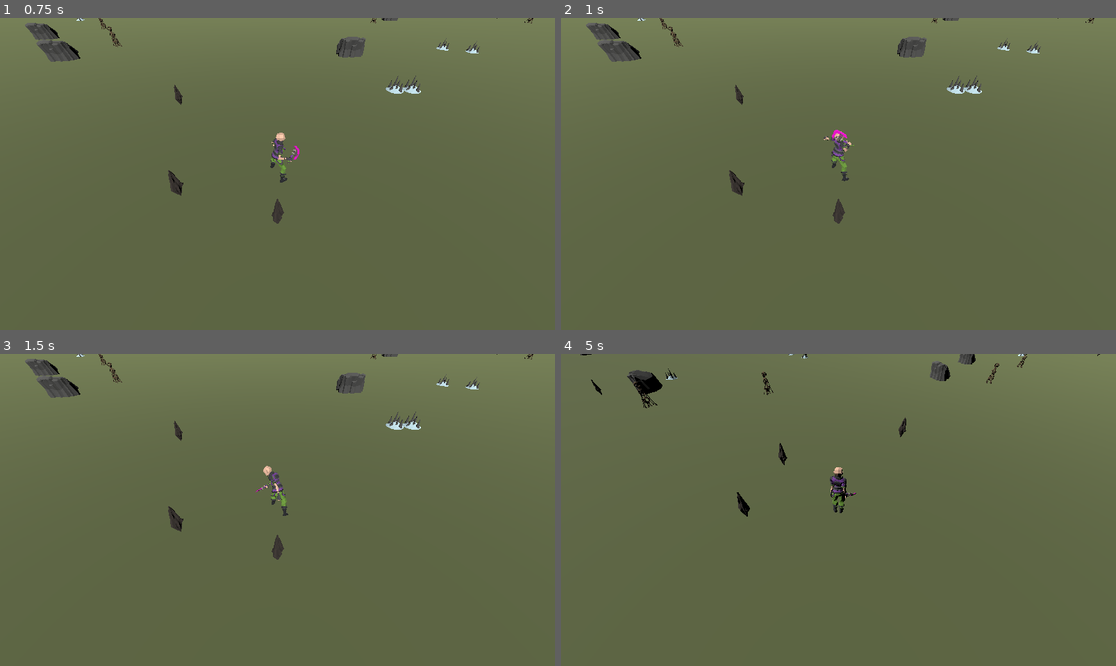
Above: before the commit, frames 1-4 (two rows, left to right).
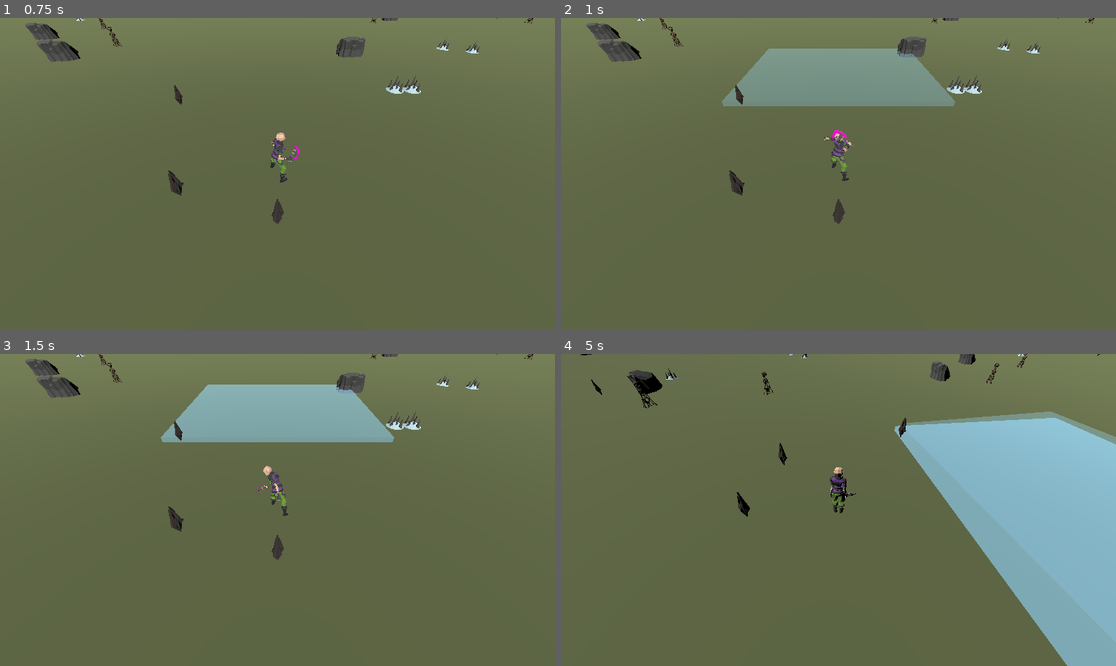
Above: after the commit, the same moments.

Repository: avvakhnin/new-soil
Game: Godot game, scene res://level/gen_scene/gen_scene.tscn
The game is run twice, just before and just after one commit, with the same random seed, the same clock (stepped at 60 frames per second) and the same inputs.
Inputs:
- Up to frame 1 (0.75 s): tap Enter (attack) at 0.5 s; hold Right (right) from 0.53 s (still down); tap Alt (close_view, bound only after the commit) at 0.6 s
- Up to frame 2 (1 s): keep holding Right (right); tap T (create_template, bound only after the commit) at 0.8 s
- Up to frame 3 (1.5 s): release Right (right) at 1.28 s; hold Down (back) from 1.28 s (still down); tap T (create_template, bound only after the commit) at 1.35 s
- Up to frame 4 (5 s): tap Alt (close_view, bound only after the commit) at 1.55, 2.85, 4.55 s; release Down (back) at 2.03 s; hold Right (right) 2.03-2.78 s; tap Enter (attack) at 2.1 s; tap T (create_template, bound only after the commit) at 2.3, 3.6 s; hold Up (forward) 2.78-3.53 s; hold Left (left) from 3.53 s (still down); tap Shift at 4.35 s

Frame 1 is identical in both runs. In frame 2, 6.2% of the frame differs, in the area x 28-72%, y 9-29%; in frame 3, 6.2%; in frame 4, 20%, in the area x 43-100%, y 1-100%.

Commit message:
building mechanic

Diff:
--- /dev/null
+++ b/level/gen_scene/camera_3d.gd
@@ -0,0 +1,17 @@
+extends Camera3D
+
+const FAR_POSITION: Vector3 = Vector3(0, 5, 5)
+const FAR_ROTATION: Vector3 = Vector3(-45, 0, 0)
+const CLOSE_POSITION: Vector3 = Vector3(0, 2, 1)
+const CLOSE_ROTATION: Vector3 = Vector3(-15, 0, 0)
+
+func _ready() -> void:
+	move_far()
+
+func move_far() -> void:
+	position = FAR_POSITION
+	rotation_degrees = FAR_ROTATION
+
+func move_close() -> void:
+	position = CLOSE_POSITION
+	rotation_degrees = CLOSE_ROTATION
--- a/level/gen_scene/control.gd
+++ b/level/gen_scene/control.gd
@@ -18,6 +18,18 @@
 var is_attack = false
 
 func _process(delta: float):
+	if Input.is_action_just_pressed("close_view"):
+		$Camera3D.move_close()
+	if Input.is_action_just_released("close_view"):
+		$Camera3D.move_far()
+
+
+	if Input.is_action_just_pressed("create_template"):
+		var template: Node3D = load("res://props/template/building_template.tscn").instantiate()
+		get_parent().add_child(template)
+		template.global_position = global_position + (-basis.z) * 10
+		template.global_rotation = global_rotation
+
 	var prev_mode = mode
 	mode = check_mode()
 	$AnimationPlayer.play(mode_animations[mode])
@@ -47,16 +59,24 @@
 
 func finish_chop():
 	await ($AnimationPlayer as AnimationPlayer).animation_finished
+	mode = IDLE
 	for spot: ResourceSpot in resource_spots:
 		var direction_to_area: Vector3 = spot.global_position - global_position
 		var angle:float = (-basis.z).angle_to(direction_to_area)
 		if angle > 0.75: continue
-		spot.create_item()
+		spot.create_items()
 		break
-	mode = IDLE
+	for template: BuildingTemplate in templates:
+		var direction_to_area: Vector3 = template.global_position - global_position
+		var angle:float = (-basis.z).angle_to(direction_to_area)
+		if angle > 0.75: continue
+		template.raise_progress(0.3)
+		break
 
 
 var resource_spots: Array[ResourceSpot]
+
+var templates: Array[BuildingTemplate]
 
 func _on_area_3d_area_entered(area: Area3D) -> void:
 	var handler = area.get_parent()
@@ -64,7 +84,10 @@
 	if handler is ResourceItem:
 		$Backpack.add_storage((handler as ResourceItem).get_storage())
 		handler.queue_free()
+	if handler is BuildingTemplate: templates.append(handler)
+
 
 func _on_area_3d_area_exited(area: Area3D) -> void:
 	var handler = area.get_parent()
 	if handler is ResourceSpot: resource_spots.erase(handler)
+	if handler is BuildingTemplate: templates.erase(handler)
--- a/level/gen_scene/gen_scene.tscn
+++ b/level/gen_scene/gen_scene.tscn
@@ -6,6 +6,7 @@
 [ext_resource type="PackedScene" uid="uid://clqwe8n67da0l" path="res://props/resource_spot/sandstone.tscn" id="4_phovh"]
 [ext_resource type="PackedScene" uid="uid://dmvl37nov3hq4" path="res://props/resource_spot/tree.tscn" id="5_v7ued"]
 [ext_resource type="PackedScene" uid="uid://csiyji3ifm2ch" path="res://unit/pioneer/pioneer.tscn" id="6_12r1d"]
+[ext_resource type="Script" uid="uid://cdx7t3iljg7o8" path="res://level/gen_scene/camera_3d.gd" id="7_phovh"]
 
 [sub_resource type="StandardMaterial3D" id="StandardMaterial3D_0u8ef"]
 albedo_color = Color(0.4101944, 0.449426, 0.28817153, 1)
@@ -27,4 +28,5 @@
 [node name="Characters" parent="." instance=ExtResource("6_12r1d")]
 
 [node name="Camera3D" type="Camera3D" parent="Characters"]
-transform = Transform3D(1, 0, 0, 0, 0.7071067, 0.7071067, 0, -0.7071067, 0.7071067, 0, 5, 5)
+transform = Transform3D(1, 0, 0, 0, 0.9659257, 0.258819, 0, -0.258819, 0.9659257, 0, 2, 1)
+script = ExtResource("7_phovh")
--- a/project.godot
+++ b/project.godot
@@ -51,6 +51,16 @@
 , Object(InputEventMouseButton,"resource_local_to_scene":false,"resource_name":"","device":-1,"window_id":0,"alt_presse …(244 unchanged characters)…
 ]
 }
+create_template={
+"deadzone": 0.2,
+"events": [Object(InputEventKey,"resource_local_to_scene":false,"resource_name":"","device":0,"window_id":0,"alt_pressed":false,"shift_pressed":false,"ctrl_pressed":false,"meta_pressed":false,"pressed":false,"keycode":0,"physical_keycode":84,"key_label":0,"unicode":0,"location":0,"echo":false,"script":null)
+]
+}
+close_view={
+"deadzone": 0.2,
+"events": [Object(InputEventKey,"resource_local_to_scene":false,"resource_name":"","device":0,"window_id":0,"alt_pressed":false,"shift_pressed":false,"ctrl_pressed":false,"meta_pressed":false,"pressed":false,"keycode":0,"physical_keycode":4194328,"key_label":0,"unicode":0,"location":0,"echo":false,"script":null)
+]
+}
 
 [rendering]
 
--- /dev/null
+++ b/props/building/base_hub.tscn
@@ -0,0 +1,8 @@
+[gd_scene load_steps=2 format=3 uid="uid://djcfd5ufjlnsy"]
+
+[ext_resource type="PackedScene" uid="uid://bg4ftsstr6wlq" path="res://props/building/SM_Bld_Pod_Hab_Small_04.fbx" id="1_x8rle"]
+
+[node name="SM_Bld_Pod_Hab_Small_04" instance=ExtResource("1_x8rle")]
+
+[node name="SM_Bld_Pod_Hab_Small_04" parent="." index="0"]
+transform = Transform3D(1, 0, 0, 0, 1, 0, 0, 0, 1, 0, 0.01, 0)
--- /dev/null
+++ b/props/building/glass_material.tres
@@ -0,0 +1,5 @@
+[gd_resource type="StandardMaterial3D" format=3 uid="uid://dfujbpve25ui7"]
+
+[resource]
+transparency = 1
+albedo_color = Color(0.39607844, 0.81960785, 0.7176471, 0.4117647)
--- a/props/resource_spot/resource_spot.gd
+++ b/props/resource_spot/resource_spot.gd
@@ -7,15 +7,14 @@
 @export
 var item_scene: PackedScene
 
-var tick = 0.
-func _process(delta: float) -> void:
-	tick += 0
-	if tick > 2 :
-		tick -= 2
-		if count > 0 :
-			create_item()
+
+func create_items() -> void:
+	var item_count = clampi( randi_range(1, 3), 1, count)
+	for i in item_count:
+		create_item()
 
 func create_item() -> void:
+
 	var item:ResourceItem = item_scene.instantiate()
 	get_parent().add_child(item)
 	item.position = position
--- /dev/null
+++ b/props/template/blank_model.gd
@@ -0,0 +1,17 @@
+extends MeshInstance3D
+
+@export var ready_material: Material
+
+var y_pos
+var height
+
+func _ready() -> void:
+	y_pos = position.y
+	height = get_aabb().size.y
+
+func recalc_size(progress: float) -> void:
+	scale.y = clamp(progress, 0.1, 1.0)
+	position.y = y_pos - (height * (1 - progress)) /2
+
+func set_ready() -> void:
+	mesh.surface_set_material(0, ready_material)
--- /dev/null
+++ b/props/template/building_template.gd
@@ -0,0 +1,29 @@
+class_name BuildingTemplate extends Node3D
+
+
+@export var building_scene: PackedScene
+
+var progress = 0.0
+var is_ready_for_build = false
+
+func _ready() -> void:
+	$BlankModel.recalc_size(progress)
+	await get_tree().create_timer(10).timeout
+	is_ready_for_build = true
+	$BlankModel.set_ready()
+
+func raise_progress(additional:float) -> void:
+	if !is_ready_for_build: return
+	progress +=additional
+	$BlankModel.recalc_size(progress)
+
+func transmut():
+	var building: Node3D = building_scene.instantiate()
+	get_parent().add_child(building)
+	building.position = position
+	building.rotation = rotation
+	queue_free()
+
+func _process(delta: float) -> void:
+	if progress >= 1.0:
+		transmut()
--- /dev/null
+++ b/props/template/building_template.tscn
@@ -0,0 +1,35 @@
+[gd_scene load_steps=9 format=3 uid="uid://djb1ci88yh2de"]
+
+[ext_resource type="Script" uid="uid://ba3rxyprm3wom" path="res://props/template/building_template.gd" id="1_lbu5u"]
+[ext_resource type="PackedScene" uid="uid://djcfd5ufjlnsy" path="res://props/building/base_hub.tscn" id="2_h0i18"]
+[ext_resource type="Script" uid="uid://8dr10sx3rhcn" path="res://unit/pioneer/storage.gd" id="2_pbmu8"]
+[ext_resource type="Material" uid="uid://ty0a8kksoe53" path="res://props/template/ready_template_material.tres" id="3_qnckr"]
+[ext_resource type="Material" uid="uid://c2wouio4ky68m" path="res://props/template/not_ready_template_material.tres" id="4_f15f5"]
+[ext_resource type="Script" uid="uid://d27kw7p027b6" path="res://props/template/blank_model.gd" id="5_3ro31"]
+
+[sub_resource type="BoxMesh" id="BoxMesh_h0i18"]
+material = ExtResource("4_f15f5")
+size = Vector3(12, 5, 10)
+
+[sub_resource type="BoxShape3D" id="BoxShape3D_pbmu8"]
+size = Vector3(14, 5, 12)
+
+[node name="BuildingTemplate" type="Node3D"]
+script = ExtResource("1_lbu5u")
+building_scene = ExtResource("2_h0i18")
+
+[node name="BlankModel" type="MeshInstance3D" parent="."]
+transform = Transform3D(1, 0, 0, 0, 1, 0, 0, 0, 1, 0, 2.5, 0)
+mesh = SubResource("BoxMesh_h0i18")
+script = ExtResource("5_3ro31")
+ready_material = ExtResource("3_qnckr")
+
+[node name="Storage" type="Node" parent="."]
+script = ExtResource("2_pbmu8")
+metadata/_custom_type_script = "uid://8dr10sx3rhcn"
+
+[node name="Area3D" type="Area3D" parent="."]
+
+[node name="CollisionShape3D" type="CollisionShape3D" parent="Area3D"]
+transform = Transform3D(1, 0, 0, 0, 1, 0, 0, 0, 1, 0, 2.5, 0)
+shape = SubResource("BoxShape3D_pbmu8")
--- /dev/null
+++ b/props/template/not_ready_template_material.tres
@@ -0,0 +1,5 @@
+[gd_resource type="StandardMaterial3D" format=3 uid="uid://c2wouio4ky68m"]
+
+[resource]
+transparency = 1
+albedo_color = Color(0.6139475, 0.87445164, 1, 0.35686275)
--- /dev/null
+++ b/props/template/ready_template_material.tres
@@ -0,0 +1,5 @@
+[gd_resource type="StandardMaterial3D" format=3 uid="uid://ty0a8kksoe53"]
+
+[resource]
+transparency = 1
+albedo_color = Color(0.2618405, 0.67520195, 0.44038257, 0.35686275)
Not shown, added: level/gen_scene/camera_3d.gd.uid
Not shown: 1 places in level/gen_scene/gen_scene.tscn that only renumber resources
Renamed: level/gen_scene/SM_Bld_Pod_Hab_Small_04.fbx -> props/building/SM_Bld_Pod_Hab_Small_04.fbx
Not shown, changed: props/building/SM_Bld_Pod_Hab_Small_04.fbx.import
Not shown, added: props/template/blank_model.gd.uid
Not shown, added: props/template/building_template.gd.uid
